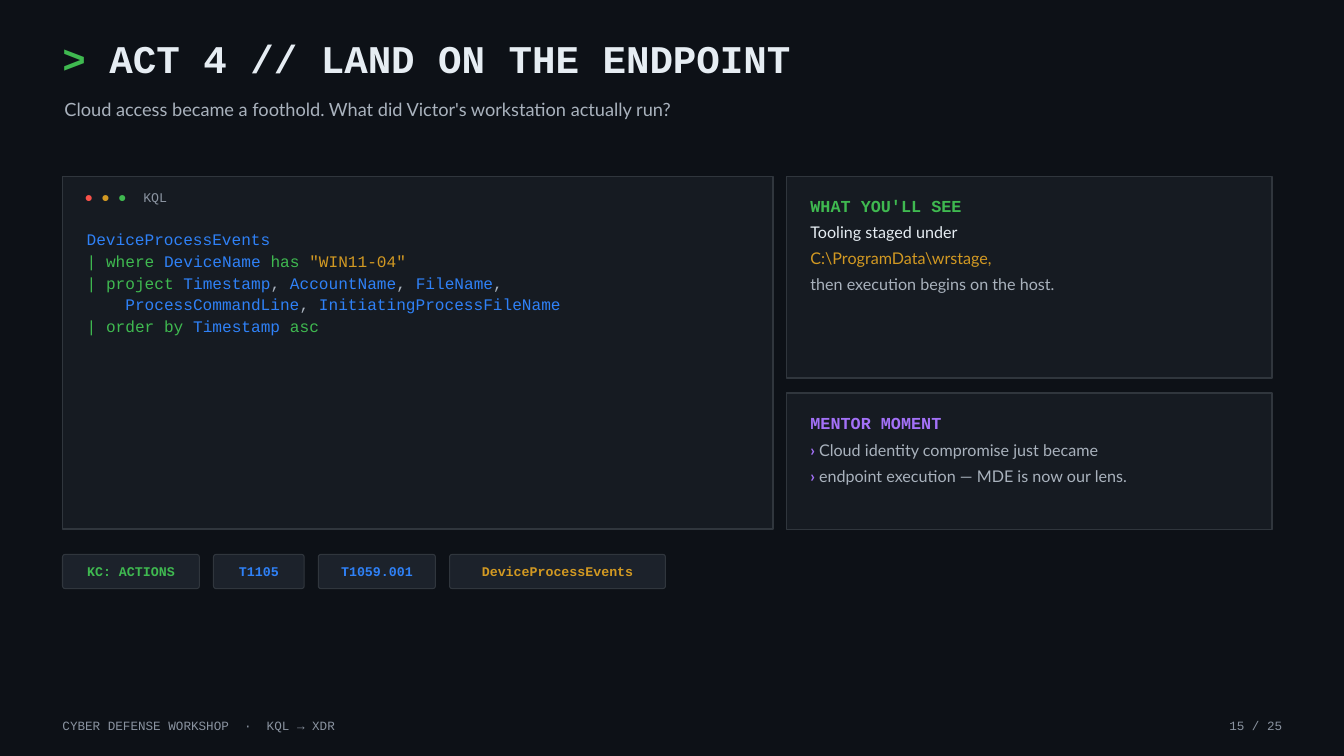
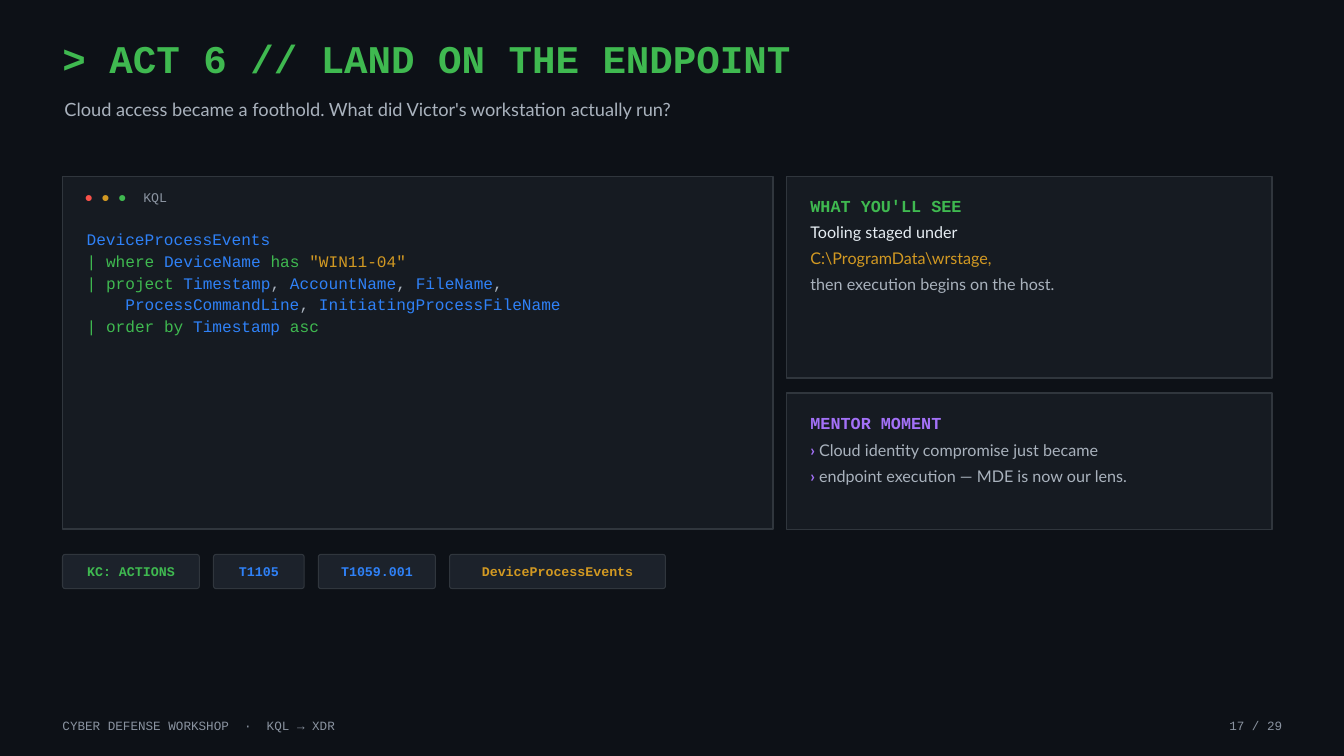
Before and after one commit to dcodev1702/Cyber-Defense-Workshop-ADX, a slide deck: slide 17 of STUDENT-GUIDES/Cyber_Defense_KQL_Workshop_v2.pptx (slide 15 before the commit). Drawn at 1344x756 pixels with LibreOffice and Linux fonts; fonts in the diff are those of the drawing. Boxes give left, top, right and bottom in pixels: in the first picture for what was removed or moved away, otherwise in the second. Text is boxed around its words. In the diff, an @@ line names an element or a change of style, - is before the commit and + after.

```diff
--- a/STUDENT-GUIDES/Cyber_Defense_KQL_Workshop_v2.pptx
+++ b/STUDENT-GUIDES/Cyber_Defense_KQL_Workshop_v2.pptx
@@ text at <box>109,47,791,74</box>: text changed; text colour #E6EDF3 to #3FB950 @@
-> ACT 4 // LAND ON THE ENDPOINT
+> ACT 6 // LAND ON THE ENDPOINT
@@ text at <box>1229,721,1282,730</box>: text changed @@
-15 / 25
+17 / 29
```
Also in this commit, not shown: 24 other slides changed, 4 slides added.
